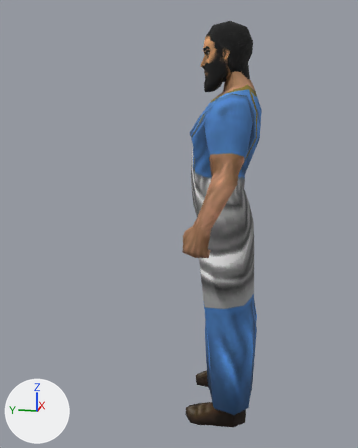
An edit to the glTF model assets/models/units/ptol_villager.glb, drawn before and after from the same camera.
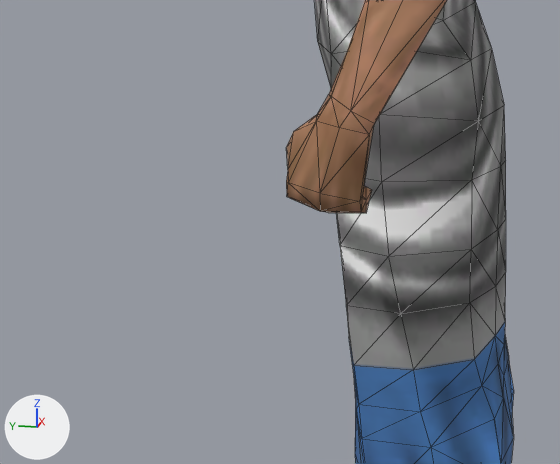
Each version is shown whole from a 50 mm camera at (-2.105, -0.218, 1.386) aimed at (-0.007, 0.202, 0.862), then close up on the part from 25% to 76% of the width and 42% to 76% of the height. Arrows for +X, +Y and +Z are at lower left; the lights stay in place. The first two pictures are the older version. The close-ups show mesh edges as thin lines. Where no turn or scale is listed for an object, it has been applied to the vertices.

Names of what the first close-up shows: 'ptol_villager_part0'.
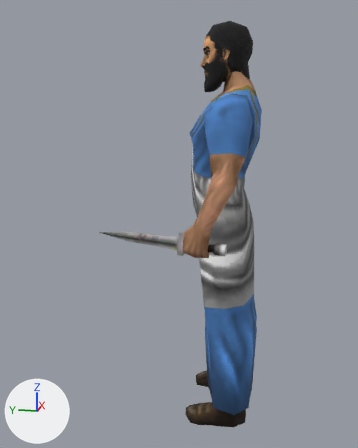
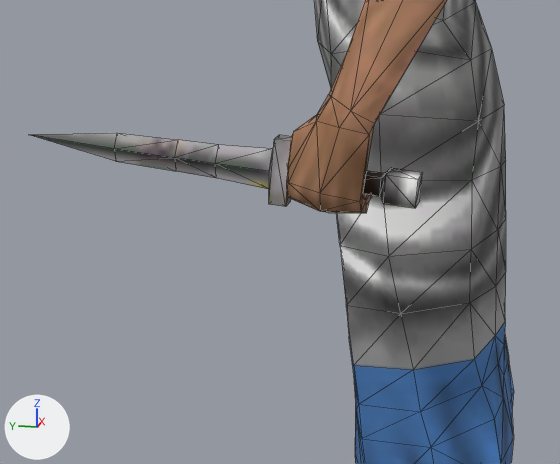
The newer file is also turned or shifted as a whole; pictures and numbers use the older file's frame.

Diff of the bpy script that builds the scene:
```diff
--- a/assets/models/units/ptol_villager.glb.py
+++ b/assets/models/units/ptol_villager.glb.py
@@ img_tex2 @@
+img_tex2 = load_image('tex2', '_unpacked/tex2', 256, 256, 'sRGB')
@@ mat_mat2 @@
+mat_mat2 = principled_material('mat2')
+mat_mat2.texture = img_tex2
+mat_mat2.roughness = 0.9
@@ me_ptol_villager_part2 @@
+me_ptol_villager_part2.from_pydata(...)  # 41 vertices, 78 faces; spans x -0.357..-0.311, y -0.039..0.469, z 0.822..0.908
+me_ptol_villager_part2.materials.append(mat_mat2)  # picture img_tex2
@@ ob_ptol_villager_part2 @@
+ob_ptol_villager_part2 = bpy.data.objects.new('ptol_villager_part2', me_ptol_villager_part2)
+ob_ptol_villager_part2.location = (0.0, -0.006, 0.0)
```

Pixel boxes [x1, y1, x2, y2] of what changed, in the close-ups (560 x 464 px):
'ptol_villager_part2', added: after [29, 133, 423, 208]
